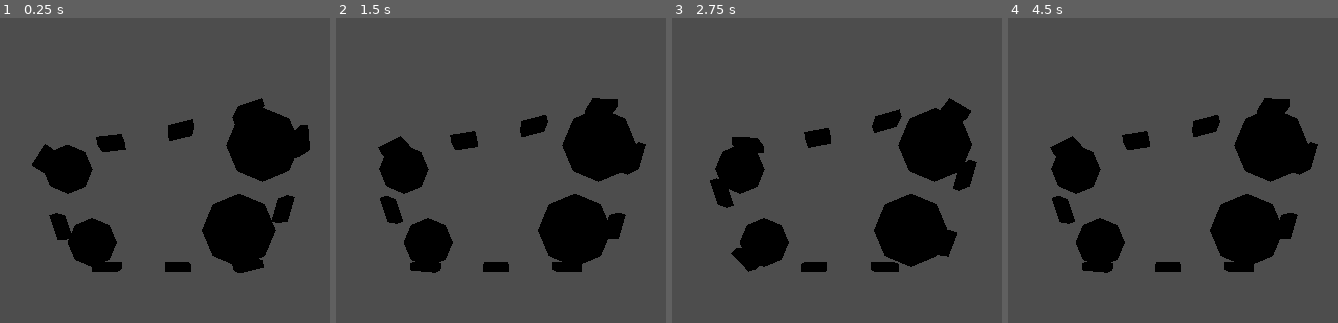
Above: before the commit, frames 1-4 (left to right).
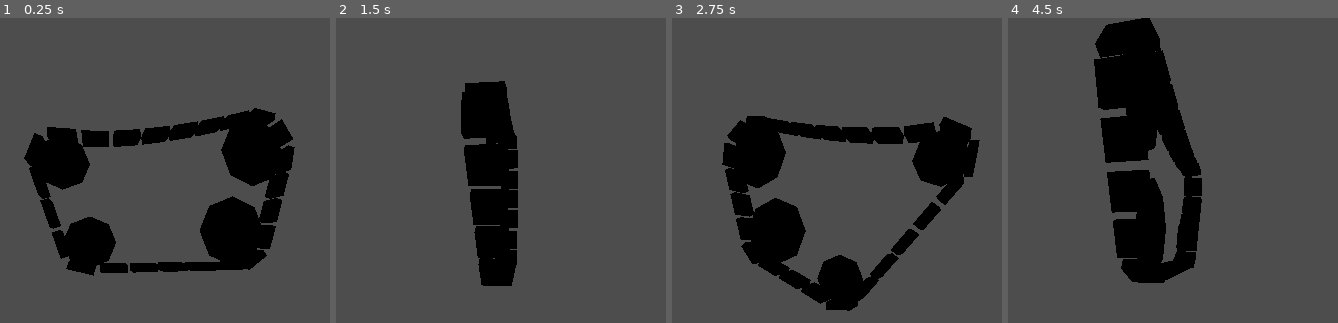
Above: after the commit, the same moments.

Repository: APlatner/robogames-2024
Game: Godot game, scene res://path_follow.tscn
The game is run twice, just before and just after one commit, with the same random seed, the same clock (stepped at 60 frames per second) and the same inputs. This scene is started directly instead of the project's main scene.
Inputs:
- Up to frame 1 (0.25 s): no input
- Up to frame 2 (1.5 s): hold D (right) 0.53-1.28 s; hold S (backward) from 1.28 s (still down)
- Up to frame 3 (2.75 s): release S (backward) at 2.03 s; hold D (right) from 2.03 s (still down)
- Up to frame 4 (4.5 s): release D (right) at 2.78 s; hold W (forward) 2.78-3.53 s; hold A (left) from 3.53 s (still down)

The runs differ from the first frame. In frame 1, 8.0% of the frame differs, in the area x 7-94%, y 26-85%; in frame 2, 22%; in frame 3, 16%; in frame 4, 30%, in the area x 12-94%, y 0-87%.

Commit message:
use multimeshinstance for tread link instancing

Diff:
--- a/path.gd
+++ b/path.gd
@@ -8,4 +8,4 @@
 	if not is_set:
 		progress_ratio = _offset
 		is_set = true
-	progress_ratio -= delta/2
+	progress_ratio -= delta/8
--- a/path_follow.tscn
+++ b/path_follow.tscn
@@ -1,85 +1,24 @@
-[gd_scene load_steps=5 format=3 uid="uid://bwainceojfqa6"]
+[gd_scene load_steps=7 format=3 uid="uid://bwainceojfqa6"]
 
-[ext_resource type="Script" path="res://path.gd" id="1_731da"]
 [ext_resource type="Script" path="res://pathgen.gd" id="1_e13bc"]
 [ext_resource type="Script" path="res://tracks/wheel.gd" id="2_ut2pe"]
+[ext_resource type="Script" path="res://treads.gd" id="4_2bhu8"]
 
 [sub_resource type="Curve3D" id="Curve3D_bt206"]
+
+[sub_resource type="BoxMesh" id="BoxMesh_slfes"]
+
+[sub_resource type="MultiMesh" id="MultiMesh_mvixt"]
+transform_format = 1
+instance_count = 1
+mesh = SubResource("BoxMesh_slfes")
+buffer = PackedFloat32Array(5.32493e-44, 5.1848e-44, 5.88545e-44, 5.74532e-44, 5.32493e-44, 5.60519e-44, 5.46506e-44, 5.32493e-44, 5.74532e-44, 5.60519e-44, -1.34218e+08, -1.34218e+08)
 
 [node name="Node3D" type="Node3D"]
 
 [node name="Path3D" type="Path3D" parent="."]
 curve = SubResource("Curve3D_bt206")
 script = ExtResource("1_e13bc")
-
-[node name="PathFollow3D" type="PathFollow3D" parent="Path3D"]
-script = ExtResource("1_731da")
-
-[node name="CSGBox3D" type="CSGBox3D" parent="Path3D/PathFollow3D"]
-size = Vector3(1, 0.3, 1)
-
-[node name="PathFollow3D2" type="PathFollow3D" parent="Path3D"]
-script = ExtResource("1_731da")
-_offset = 0.1
-
-[node name="CSGBox3D" type="CSGBox3D" parent="Path3D/PathFollow3D2"]
-size = Vector3(1, 0.3, 1)
-
-[node name="PathFollow3D3" type="PathFollow3D" parent="Path3D"]
-script = ExtResource("1_731da")
-_offset = 0.2
-
-[node name="CSGBox3D" type="CSGBox3D" parent="Path3D/PathFollow3D3"]
-size = Vector3(1, 0.3, 1)
-
-[node name="PathFollow3D4" type="PathFollow3D" parent="Path3D"]
-script = ExtResource("1_731da")
-_offset = 0.3
-
-[node name="CSGBox3D" type="CSGBox3D" parent="Path3D/PathFollow3D4"]
-size = Vector3(1, 0.3, 1)
-
-[node name="PathFollow3D5" type="PathFollow3D" parent="Path3D"]
-script = ExtResource("1_731da")
-_offset = 0.4
-
-[node name="CSGBox3D" type="CSGBox3D" parent="Path3D/PathFollow3D5"]
-size = Vector3(1, 0.3, 1)
-
-[node name="PathFollow3D6" type="PathFollow3D" parent="Path3D"]
-script = ExtResource("1_731da")
-_offset = 0.5
-
-[node name="CSGBox3D" type="CSGBox3D" parent="Path3D/PathFollow3D6"]
-size = Vector3(1, 0.3, 1)
-
-[node name="PathFollow3D7" type="PathFollow3D" parent="Path3D"]
-script = ExtResource("1_731da")
-_offset = 0.6
-
-[node name="CSGBox3D" type="CSGBox3D" parent="Path3D/PathFollow3D7"]
-size = Vector3(1, 0.3, 1)
-
-[node name="PathFollow3D8" type="PathFollow3D" parent="Path3D"]
-script = ExtResource("1_731da")
-_offset = 0.7
-
-[node name="CSGBox3D" type="CSGBox3D" parent="Path3D/PathFollow3D8"]
-size = Vector3(1, 0.3, 1)
-
-[node name="PathFollow3D9" type="PathFollow3D" parent="Path3D"]
-script = ExtResource("1_731da")
-_offset = 0.8
-
-[node name="CSGBox3D" type="CSGBox3D" parent="Path3D/PathFollow3D9"]
-size = Vector3(1, 0.3, 1)
-
-[node name="PathFollow3D10" type="PathFollow3D" parent="Path3D"]
-script = ExtResource("1_731da")
-_offset = 0.9
-
-[node name="CSGBox3D" type="CSGBox3D" parent="Path3D/PathFollow3D10"]
-size = Vector3(1, 0.3, 1)
 
 [node name="Objects" type="Node3D" parent="Path3D"]
 
@@ -123,3 +62,8 @@
 
 [node name="Camera3D" type="Camera3D" parent="."]
 transform = Transform3D(1, 0, 0, 0, 1, 0, 0, 0, 1, 0, 0, 12)
+
+[node name="MultiMeshInstance3D" type="MultiMeshInstance3D" parent="."]
+transform = Transform3D(1, 0, 0, 0, 1, 0, 0, 0, 1, 0, 0, 0)
+multimesh = SubResource("MultiMesh_mvixt")
+script = ExtResource("4_2bhu8")
--- a/pathgen.gd
+++ b/pathgen.gd
@@ -8,10 +8,18 @@
 
 
 func _ready() -> void:
+	curve = Curve3D.new()
 	_generate_curve_points()
 
+func _process(delta: float) -> void:
+	_generate_curve_points()
+	wheel2.position.x += Input.get_axis('left', 'right') * delta * 2
+	wheel2.position.y += Input.get_axis('backward', 'forward') * delta * 2
+	rotate_y(delta)
+
+
 func _generate_curve_points():
-	curve = Curve3D.new()
+	curve.clear_points()
 	var l1 := wheel2.position - wheel1.position
 	var l2 := wheel3.position - wheel2.position
 	var l3 := wheel4.position - wheel3.position
@@ -68,7 +76,7 @@
 	var g3 := -Vector3((g4 - wheel4.position).y, -(g4 - wheel4.position).x, 0) * s
 
 	var r4b := wheel4._radius * Vector3(cos(b + a), sin(b + a), 0)
-	var r1a := wheel1._radius * Vector3(cos(b + a), sin(b + a), 0)
+	var r1a := wheel1._radius * Vector3(cos(b - a), sin(b - a), 0)
 
 	var n4: float = 2 * PI / abs((b3 - a3) - (b + a))
 	var k4: float = 4.0 / 3.0 * tan(PI / 2 / n4)
@@ -82,25 +90,12 @@
 	var t1a := Vector3(-r1a.y, r1a.x, 0) * k1
 	var t1b := -Vector3(-r1b.y, r1b.x, 0) * k1
 
-	curve.add_point(p1b)
-	curve.add_point(p2a, Vector3.ZERO, t2a)
-	curve.add_point(p2b, t2b)
-	curve.add_point(p3a, Vector3.ZERO, t3a)
-	curve.add_point(p3b, t3b)
-	curve.add_point(p4a, Vector3.ZERO, t4a)
-	curve.add_point(g4, t4b, g3)
-	curve.add_point(g1, g2, t1a)
-	curve.add_point(p1b, t1b)
-
-	#var center = $Objects/Idle1.position
-	#var radius = ($Objects/Idle1 as Wheel)._radius
-	#var a := -0.5
-	#var b := 2.0
-	#var n: float = 2 * PI / abs(a - b)
-	#var k: float = (4.0 / 3.0) * tan(PI / (2 * n)) * radius
-	#var p0: Vector3  = center + radius * Vector3(cos(a), sin(a), 0)
-	#var p1: Vector3 =  k * Vector3(-sin(a), cos(a), 0)
-	#var p3: Vector3  = center + radius * Vector3(cos(b), sin(b), 0)
-	#var p2: Vector3 =  - k * Vector3(-sin(b), cos(b), 0)
-	#curve.add_point(p0,Vector3.ZERO, p1)
-	#curve.add_point(p3, p2)
+	curve.add_point(to_global(p1b))
+	curve.add_point(to_global(p2a), to_global(Vector3.ZERO), to_global(t2a))
+	curve.add_point(to_global(p2b), to_global(t2b))
+	curve.add_point(to_global(p3a), to_global(Vector3.ZERO), to_global(t3a))
+	curve.add_point(to_global(p3b), to_global(t3b))
+	curve.add_point(to_global(p4a), to_global(Vector3.ZERO), to_global(t4a))
+	curve.add_point(to_global(g4), to_global(t4b), to_global(g3))
+	curve.add_point(to_global(g1), to_global(g2), to_global(t1a))
+	curve.add_point(to_global(p1b), to_global(t1b))
--- /dev/null
+++ b/treads.gd
@@ -0,0 +1,25 @@
+extends MultiMeshInstance3D
+
+@onready var path3d: Path3D = get_parent().get_node('Path3D')
+
+var offset :float= 0
+
+func _ready() -> void:
+	pass
+
+func _process(delta: float) -> void:
+	var curve_space: float = 1.2
+	offset += delta * 2
+	var count = floori(path3d.curve.get_baked_length() / curve_space)
+	multimesh.instance_count = count
+
+	for i in count:
+		var curve_distance = float(i) * path3d.curve.get_baked_length() / count
+		var position = path3d.curve.sample_baked(fmod(curve_distance + offset, path3d.curve.get_baked_length()))
+
+		var basis := Basis()
+		basis.y = path3d.curve.sample_baked_up_vector(fmod(curve_distance + offset, path3d.curve.get_baked_length())) * 0.3
+		basis.z = position.direction_to(path3d.curve.sample_baked(fmod(curve_distance + offset + 0.1, path3d.curve.get_baked_length()), true))
+		basis.x = basis.z.cross(basis.y).normalized()
+		var tr := Transform3D(basis, position)
+		multimesh.set_instance_transform(i, tr)
